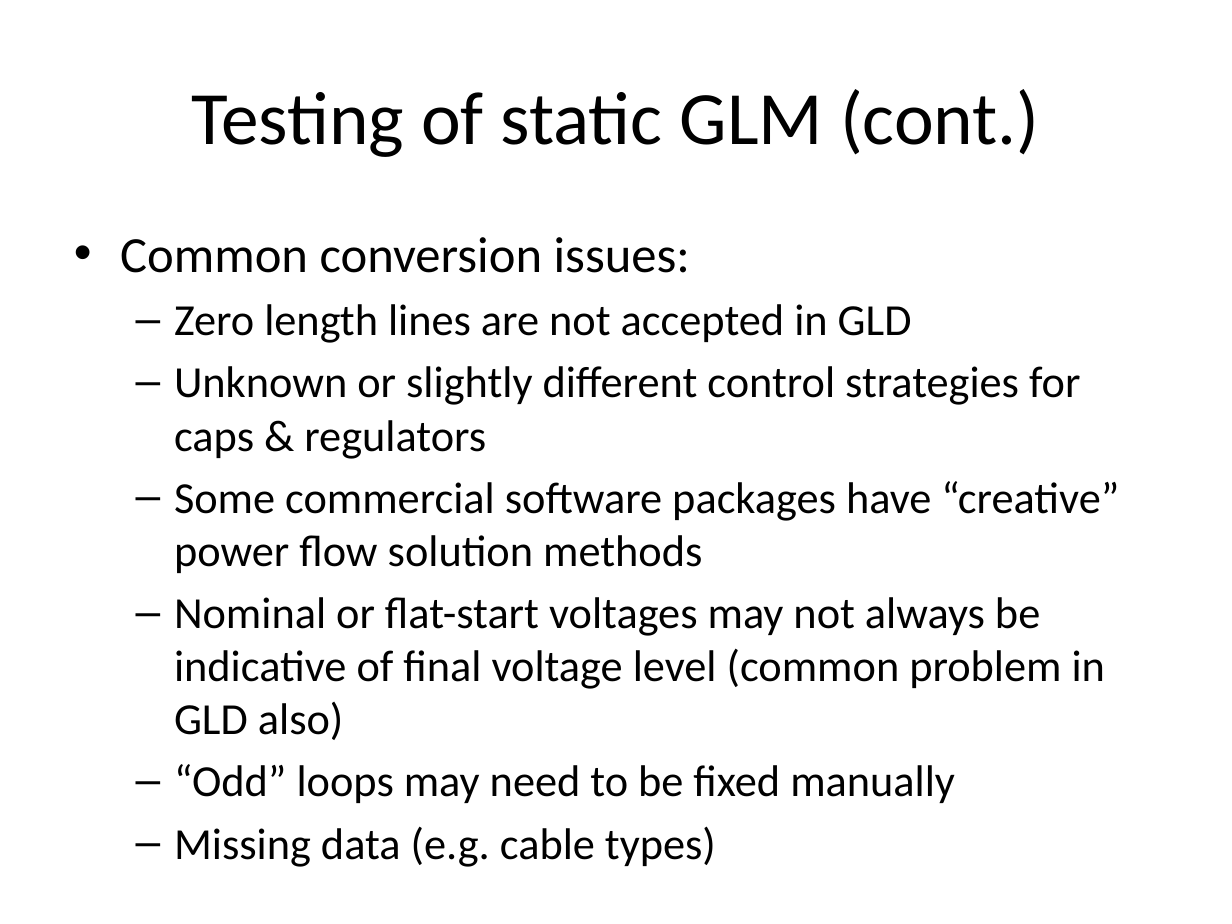
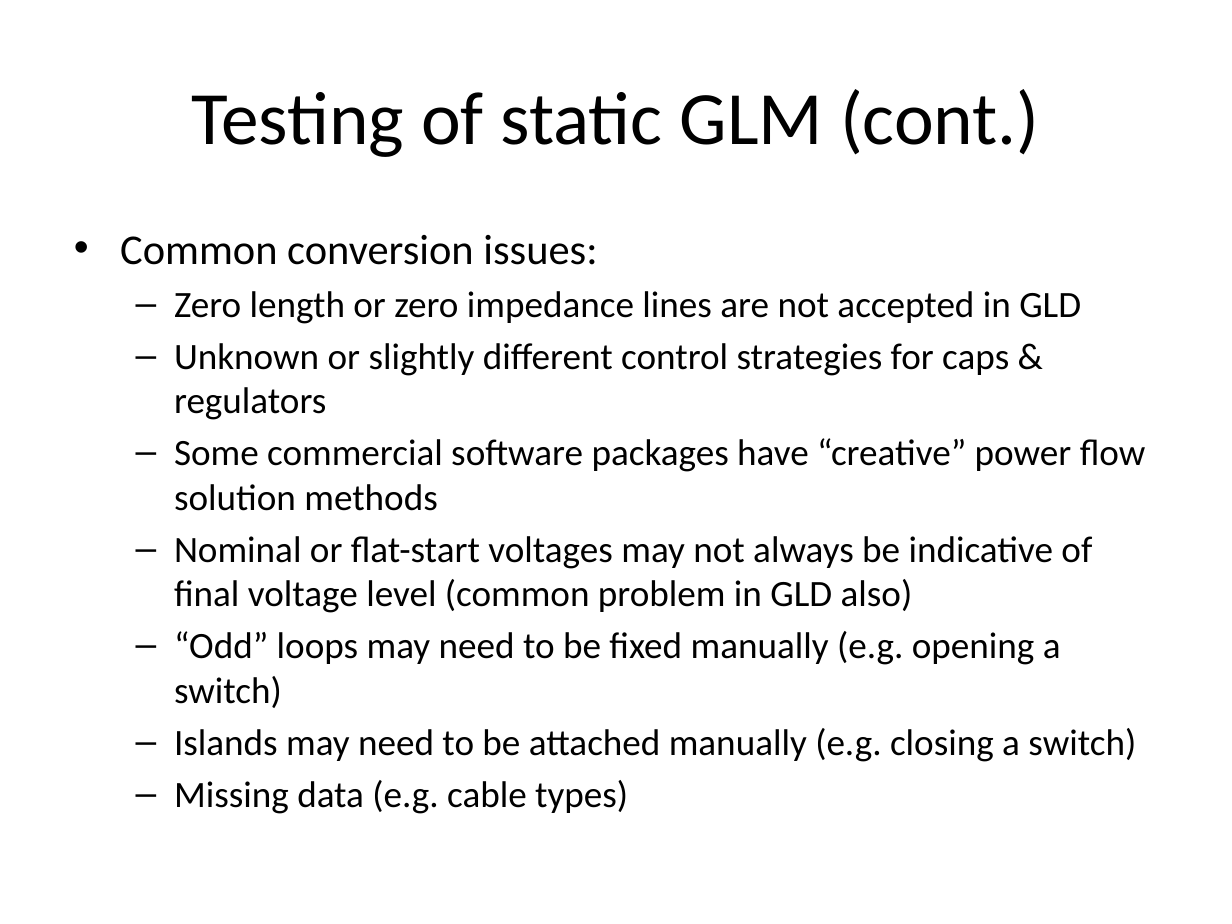
Before and after one commit to gridlab-d/course, a slide deck: slide 13 of ThreeDayCourse_v22/Day3/5.0 - ConvertingFeeders.pptx. Drawn at 1232x924 pixels with LibreOffice and Linux fonts; fonts in the diff are those of the drawing. Boxes give left, top, right and bottom in pixels: in the first picture for what was removed or moved away, otherwise in the second. Text is boxed around its words. In the diff, an @@ line names an element or a change of style, - is before the commit and + after.

```diff
--- a/ThreeDayCourse_v22/Day3/5.0 - ConvertingFeeders.pptx
+++ b/ThreeDayCourse_v22/Day3/5.0 - ConvertingFeeders.pptx
@@ text at box(120, 235, 1146, 814): size 29.6 to 24.8 pt in "Common conversion issues:"; size 25.9 to 21.7 pt in "Unknown or slightly different control strategies for ...", "Some commercial software packages have “creative” power ...", "Nominal or flat-start voltages may not always ...", "Missing data (e.g. cable types)" @@
@@ text at box(174, 291, 1081, 324): text changed; size 25.9 to 21.7 pt @@
-  – Zero length lines are not accepted in GLD
+  – Zero length or zero impedance lines are not accepted in GLD
@@ text at box(174, 631, 1136, 762): text changed; size 25.9 to 21.7 pt @@
-  – “Odd” loops may need to be fixed manually
+  – “Odd” loops may need to be fixed manually (e.g. opening a switch)
+  – Islands may need to be attached manually (e.g. closing a switch)
```
Also in this commit, not shown: 9 other slides changed, 1 slide added.
